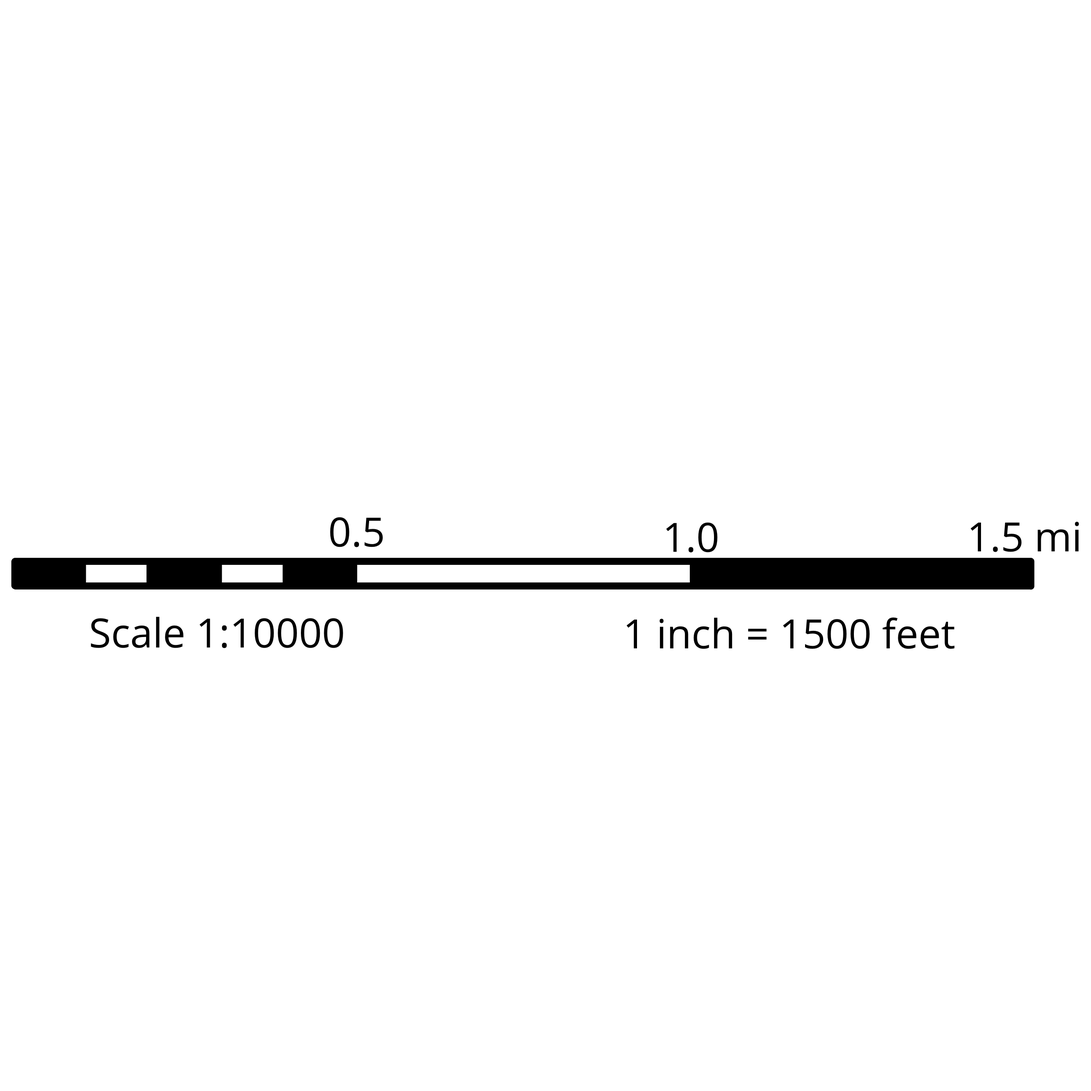
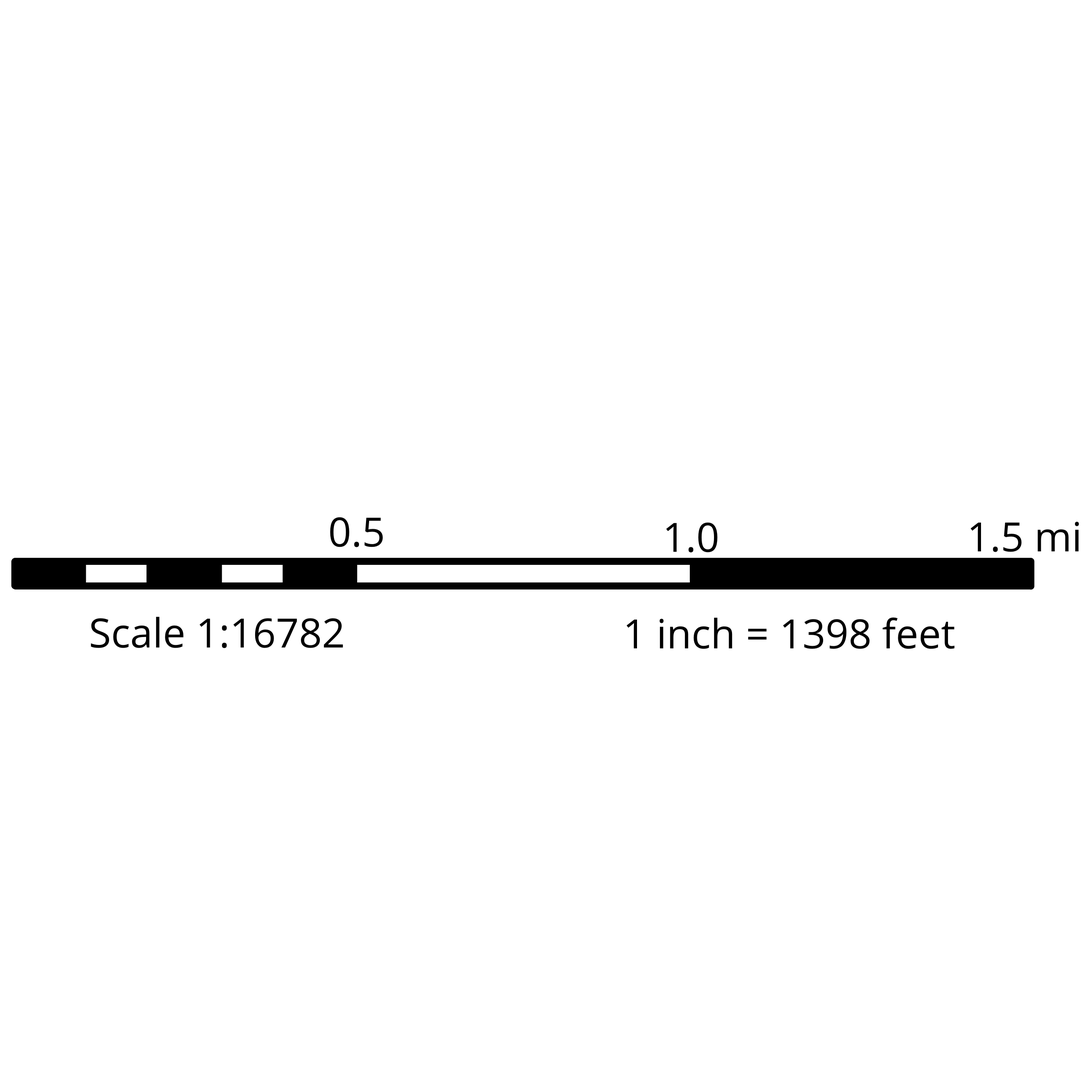
Layered file, before and after one edit (1091 × 1091). Changes by layer:
pixels changed over [254, 618, 871, 650] (layer not identified)
